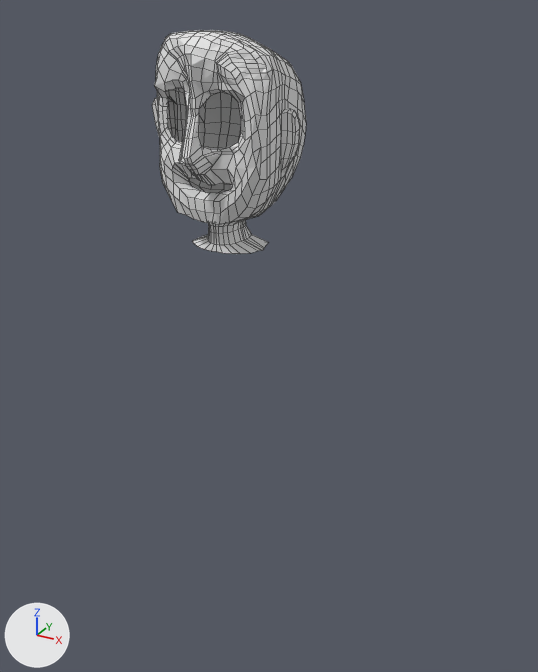
What one commit did to the Blender file Penny Reference sheets/Penny - Take 2.blend.
One viewpoint serves both versions: a 50 mm lens placed at (6.99, -11.01, 6.45), pointed at (0.57, 0.65, 0.62). The lights are fixed; the arrows at lower left show +X, +Y and +Z. Mesh edges are drawn as thin lines.
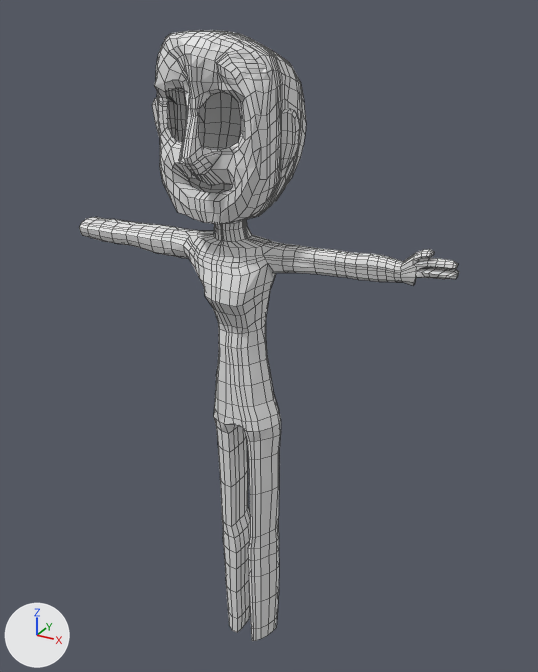
Boxes (x1, y1, x2, y2) around the edits, measured in the pictures (538 x 672 px):
```json
{"object": "Plane", "change": "reshaped", "before": [152, 30, 306, 254], "after": [79, 30, 459, 641], "on screen": "146% wider, 172% taller"}
{"part": 1, "of": "me_plane", "change": "built on", "before": [193, 209, 268, 254], "after": [79, 30, 459, 641]}
```

Edits to the scene script, one JSON object a line:
```json
{"block": "me_plane", "where": "# used by ob_plane; location = (0.0, -39.32, 3.83); rotation_euler = (1.571, 0.0, 0.0), in degrees (90, 0, 0); scale = (0.399, 0.265, 1.0)"}
{"op": "remove", "block": "me_plane", "code": "me_plane.from_pydata(...)  # 966 vertices, 923 faces; spans x -3.55..3.48, y -5.01..8.72, z -40.63..-38.24"}
{"op": "add", "block": "me_plane", "code": "me_plane.from_pydata(...)  # 2249 vertices, 2191 faces; spans x -8.53..10.46, y -39.48..8.72, z -40.63..-38.24"}
{"block": "me_plane", "change": "me_plane part 1: 92 vertices moved from x -1.61..1.88, y -5.01..-2.58, z -39.94..-39.02 to x -1.61..1.88, y -4.8..-2.58, z -39.94..-39.24; 10 vertices removed from x -0.17..1.91, y -5.01..-3.09, z -39.95..-39.02; 1293 vertices added at x -8.53..10.46, y -39.48..8.7, z -40.61..-38.39"}
```
